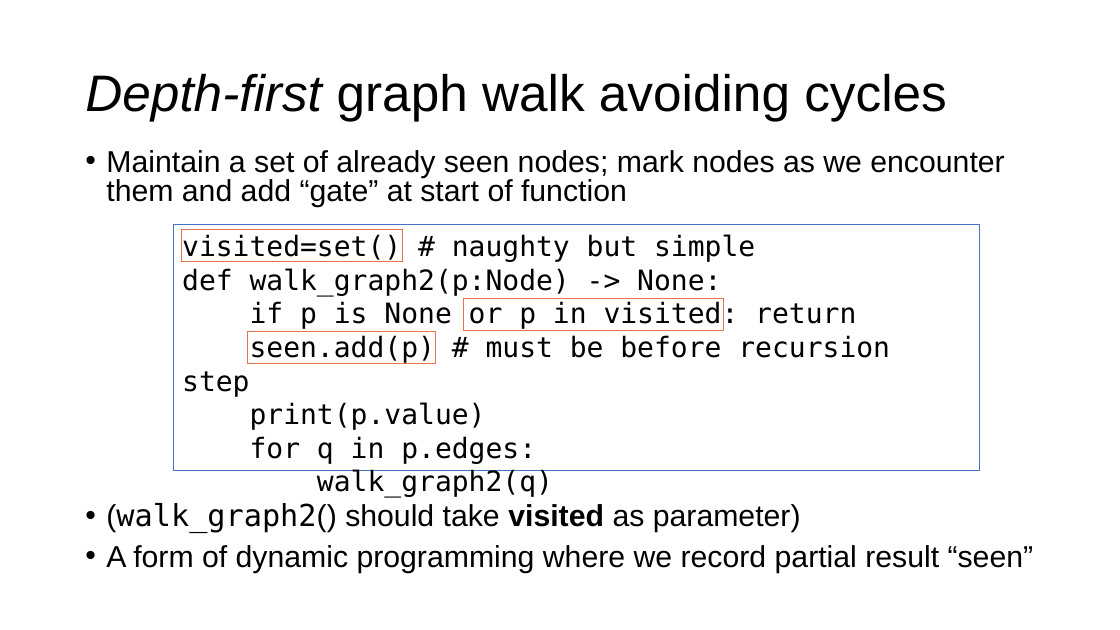
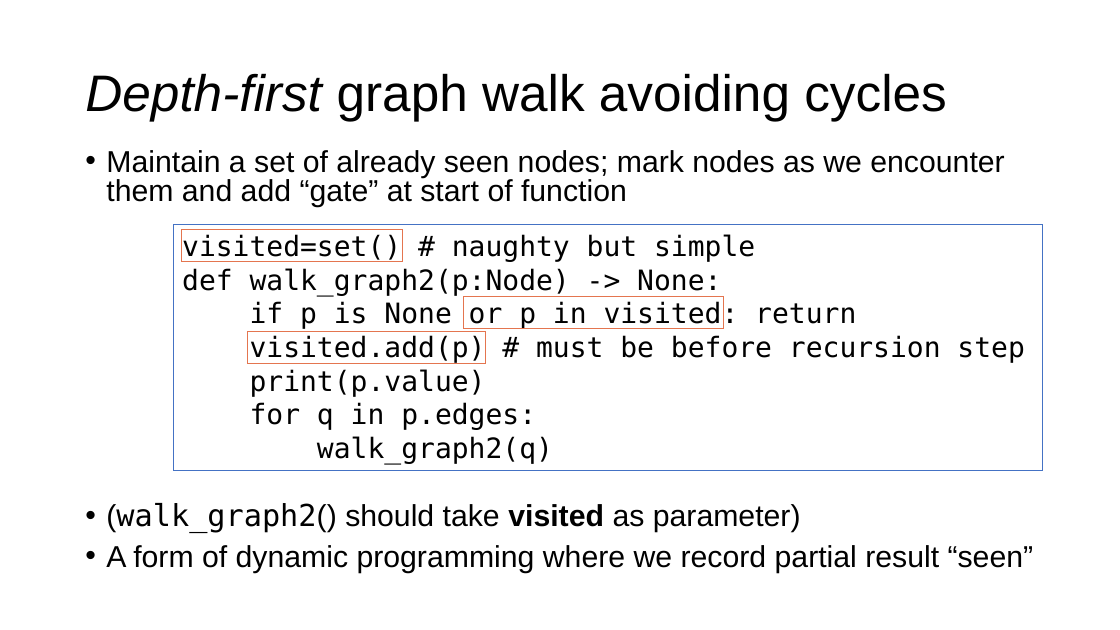
Before and after one commit to parrt/msds689, a slide deck: slide 12 of notes/walking-structures.pptx. Drawn at 1120x630 pixels with LibreOffice and Linux fonts; fonts in the diff are those of the drawing; background and template pictures are left out. Boxes give left, top, right and bottom in pixels: in the first picture for what was removed or moved away, otherwise in the second. Text is boxed around its words. In the diff, an @@ line names an element or a change of style, - is before the commit and + after.

```diff
--- a/notes/walking-structures.pptx
+++ b/notes/walking-structures.pptx
@@ rectangle "visited=set() # naughty but simple": place and size @@
-rectangle "visited=set() # naughty but simple" at [174, 224, 980, 471]
+rectangle "visited=set() # naughty but simple" at [174, 224, 1044, 471]
@@ rectangle: place and size @@
-rectangle at [248, 331, 436, 364]
+rectangle at [248, 331, 486, 364]
@@ text in rectangle at [250, 334, 1024, 363]: text changed @@
-seen.add(p) # must be before recursion step
+visited.add(p) # must be before recursion step
```
Also in this commit, not shown: 4 other slides changed, 4 other files.
